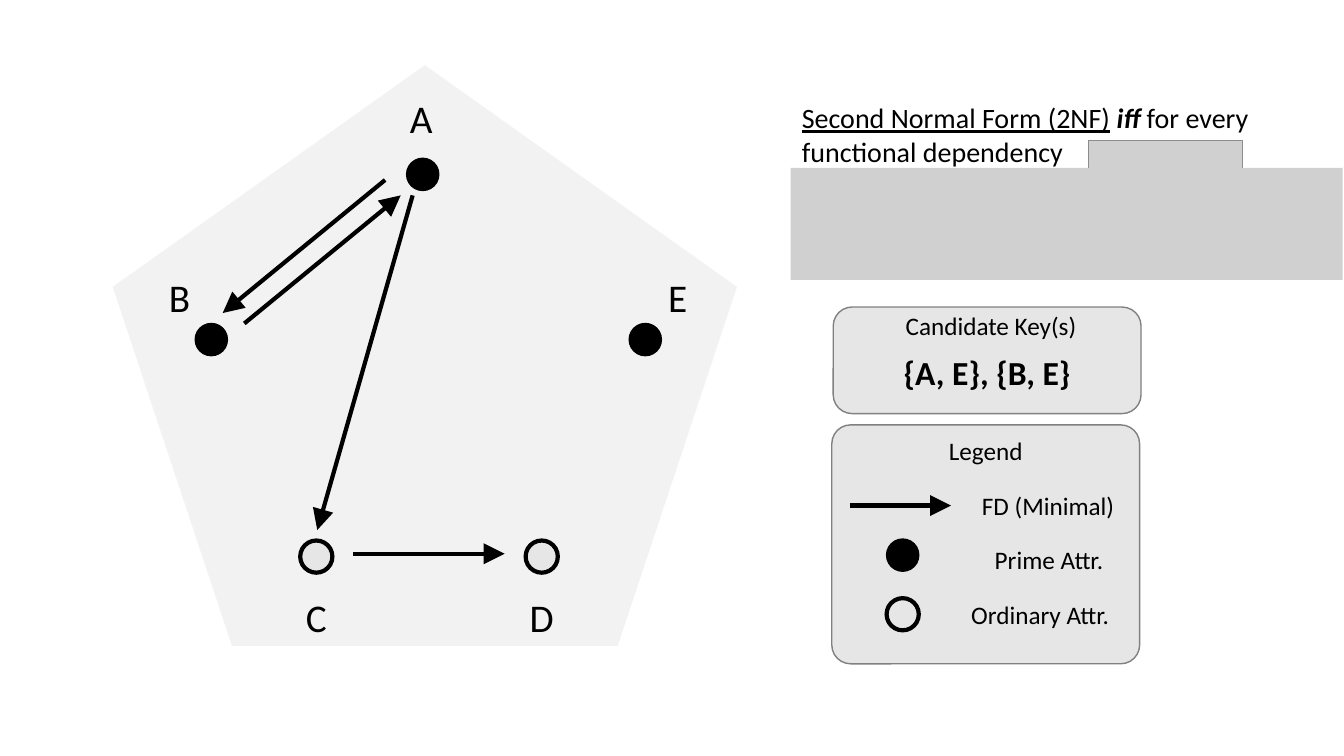
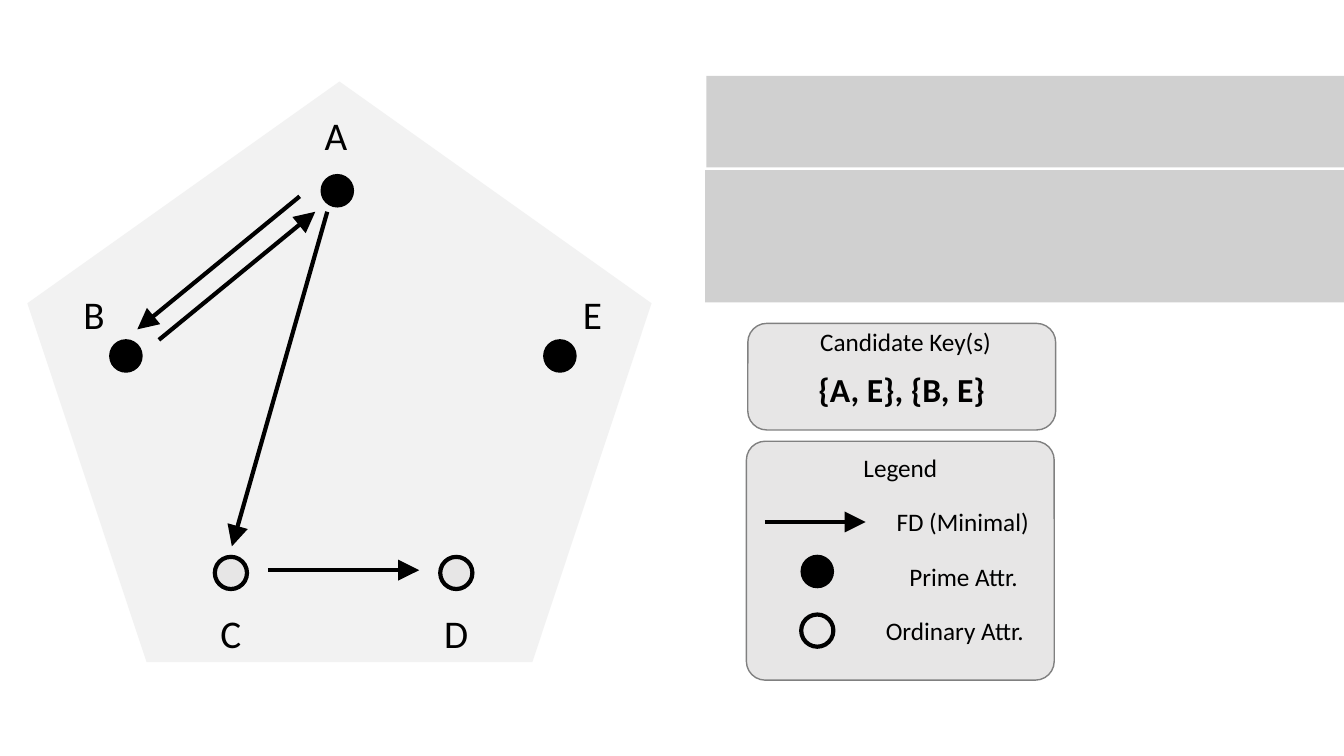
Before and after one commit to mark-h-meng/BT5110-tutorials, a slide deck: slide 5 of src/t5/images/t5.pptx (slide 4 before the commit). Drawn at 1344x756 pixels with LibreOffice and Linux fonts; fonts in the diff are those of the drawing; grey boxes stand for pictures. Boxes give left, top, right and bottom in pixels: in the first picture for what was removed or moved away, otherwise in the second. Text is boxed around its words. In the diff, an @@ line names an element or a change of style, - is before the commit and + after.

```diff
--- a/src/t5/images/t5.pptx
+++ b/src/t5/images/t5.pptx
@@ picture added at (707, 76, 1344, 167) @@
@@ text removed at (802, 107, 1249, 169) @@
-Second Normal Form (2NF) iff for every functional dependency
@@ picture removed at (1089, 141, 1244, 177) @@
@@ picture: place and size @@
-picture at (790, 168, 1343, 280)
+picture at (706, 170, 1344, 302)
@@ rounded rectangle: place and size @@
-rounded rectangle at (832, 424, 1139, 663)
+rounded rectangle at (746, 442, 1054, 681)
@@ 11 texts, 7 ellipses, 5 arrows, 1 pentagon, 1 rounded rectangle: place and size @@
-11 texts, 7 ellipses, 5 arrows, 1 pentagon, 1 rounded rectangle at (113, 66, 1141, 646)
+11 texts, 7 ellipses, 5 arrows, 1 pentagon, 1 rounded rectangle at (27, 82, 1056, 662)
```
Also in this commit, not shown: 3 other slides changed, 6 slides added, 14 other files.
